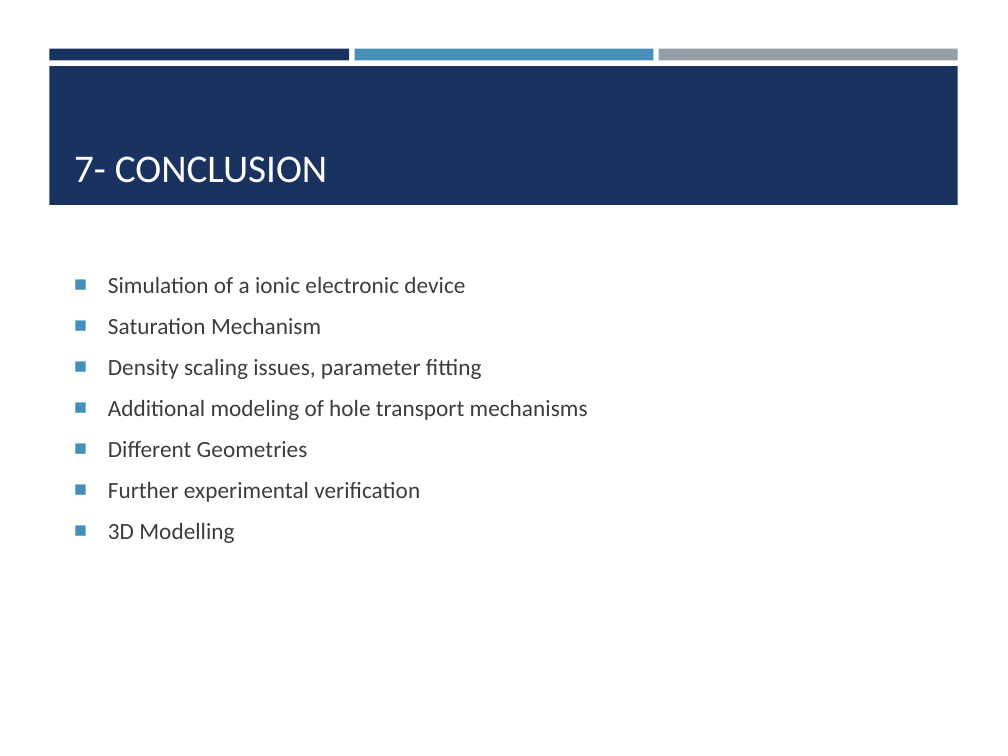
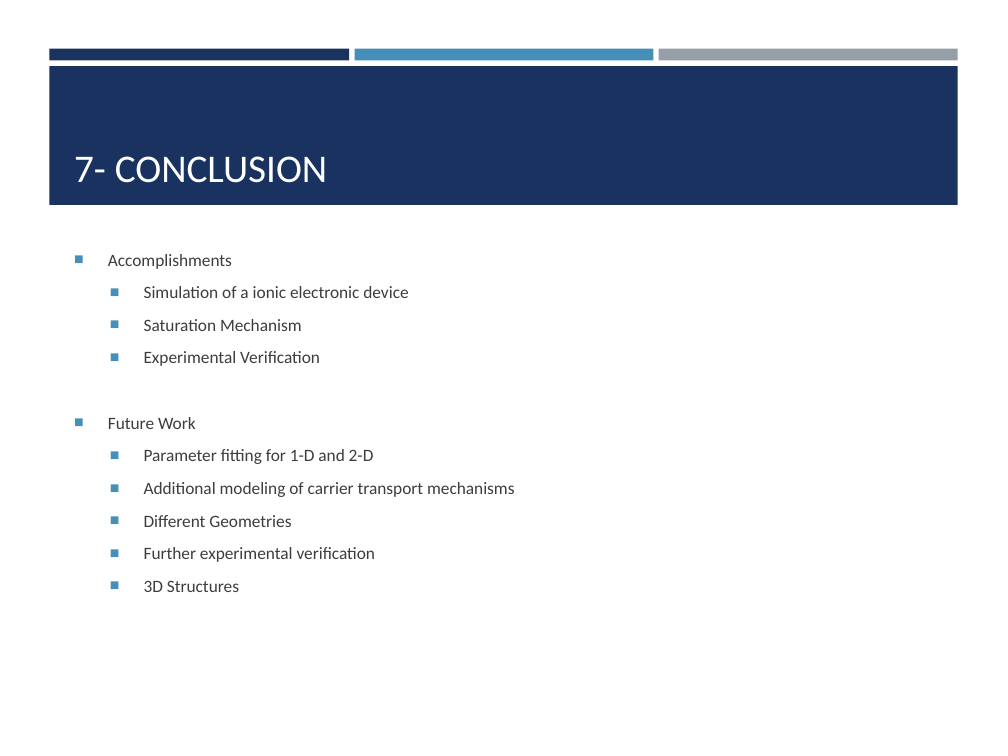
Before and after one commit to cbonfil/ThesisReport, a slide deck: slide 20 of Memristor Thesis/Memristor Presentation.pptx (slide 22 before the commit). Drawn at 1008x756 pixels with LibreOffice and Linux fonts; fonts in the diff are those of the drawing. Boxes give left, top, right and bottom in pixels: in the first picture for what was removed or moved away, otherwise in the second. Text is boxed around its words. In the diff, an @@ line names an element or a change of style, - is before the commit and + after.

```diff
--- a/Memristor Thesis/Memristor Presentation.pptx
+++ b/Memristor Thesis/Memristor Presentation.pptx
@@ text at box(108, 254, 232, 269): paragraph added @@
+■ Accomplishments
@@ text at box(144, 286, 408, 562): size 16.6 to 12.3 pt in "Simulation of a ionic electronic device", "Saturation Mechanism", "Different Geometries", "Further experimental verification"; list level 1 to 2 in "Simulation of a ionic electronic ..."; list level 1 to 2 in "Saturation Mechanism"; list level 1 to 2 in "Different Geometries"; list level 1 to 2 in "Further experimental verification" @@
@@ text at box(108, 351, 514, 497): text changed; size 16.6 to 12.3 pt @@
-■ Density scaling issues, parameter fitting
-■ Additional modeling of hole transport mechanisms
+  ■ Experimental Verification
+■ Future Work
+  ■ Parameter fitting for 1-D and 2-D
+  ■ Additional modeling of carrier transport mechanisms
@@ text at box(144, 581, 239, 592): text changed; size 16.6 to 12.3 pt @@
-■ 3D Modelling
+  ■ 3D Structures
```
Also in this commit, not shown: 14 other slides changed, 1 slide removed.
